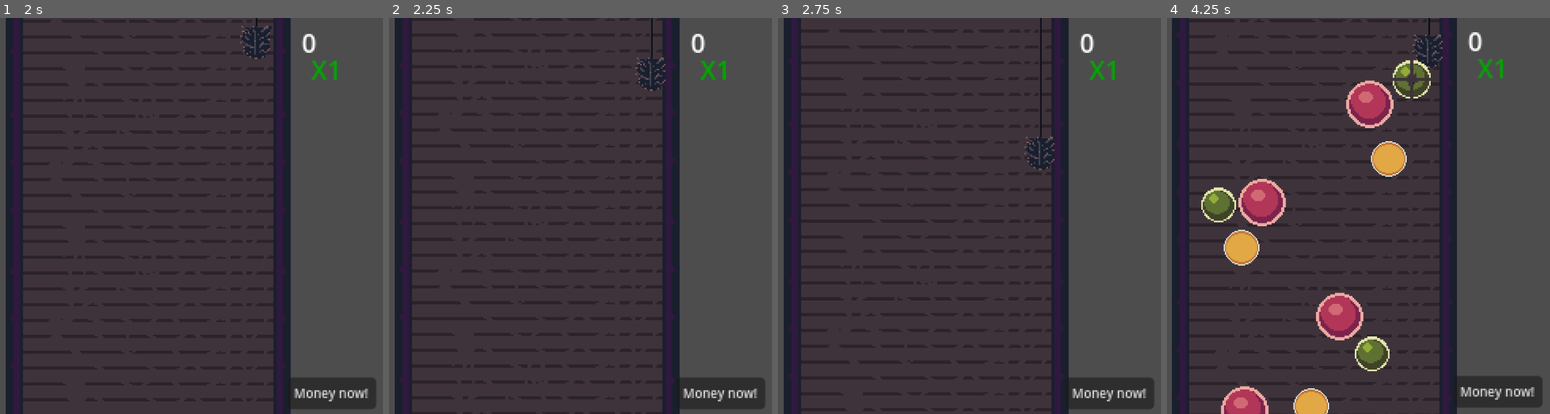
Above: before the commit, frames 1-4 (left to right).
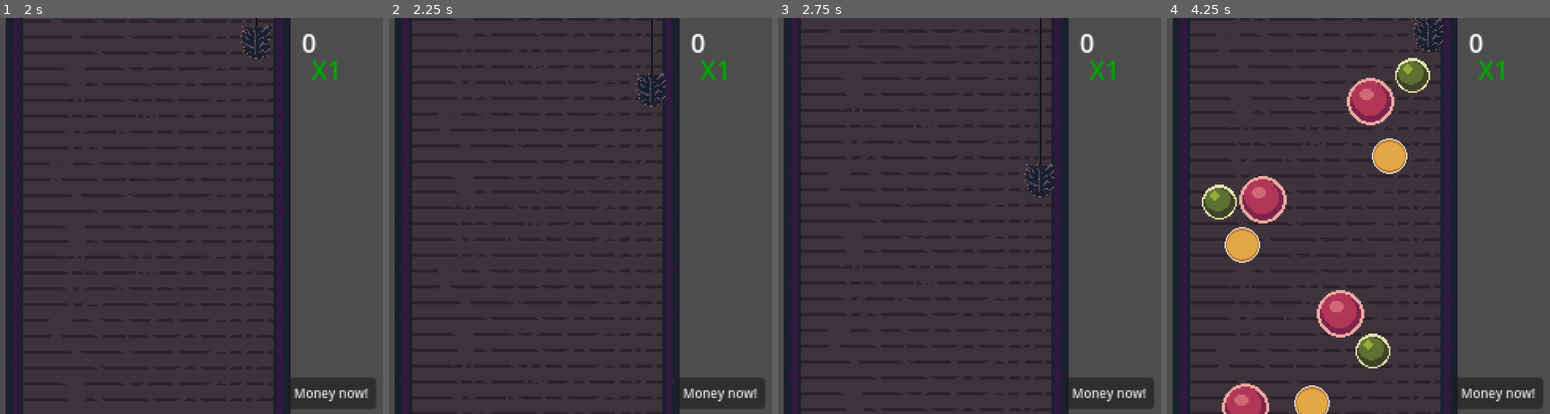
Above: after the commit, the same moments.

Repository: Ytlander/chimney-of-riches
Game: Godot game, scene res://Scenes/main.tscn
Two runs of this game, one before a commit and one after it. Both use one fixed random seed, a clock stepped at 60 frames per second and the inputs below. Sound files missing from this copy of the repository are replaced by a short silence.
Inputs:
- Up to frame 1 (2 s): click "Start" at 0.5 s; hold D (right) from 1.28 s (still down)
- Up to frame 2 (2.25 s): release D (right) at 2.03 s; hold S (down) from 2.03 s (still down)
- Up to frame 3 (2.75 s): keep holding S (down)
- Up to frame 4 (4.25 s): release S (down) at 2.78 s; hold D (right) 2.78-3.53 s; hold W (up) from 3.53 s (still down)

Frame 1 is identical in both runs. In frame 2, 0.4% of the frame differs, in the area x 64-73%, y 9-23%; in frame 3, 0.7%; in frame 4, 5.6%, in the area x 1-99%, y 0-100%.

Commit message:
fix velocity factor moved so it does something
but this is not perfect since it only applies the change on pure Y movement and not when we are moving diagonally- Maybe I need to scrap this or rework it somehow.

Diff:
--- a/scripts/player_controller.gd
+++ b/scripts/player_controller.gd
@@ -9,9 +9,8 @@
 	# Get the input direction and handle the movement/deceleration.
 	var direction = Vector2(Input.get_axis("left", "right"), Input.get_axis("up", "down")).normalized()
 
+	velocity = direction * speed
 	velocity.y *= 1.5
-
-	velocity = direction * speed
 
 	move_and_slide()
 
